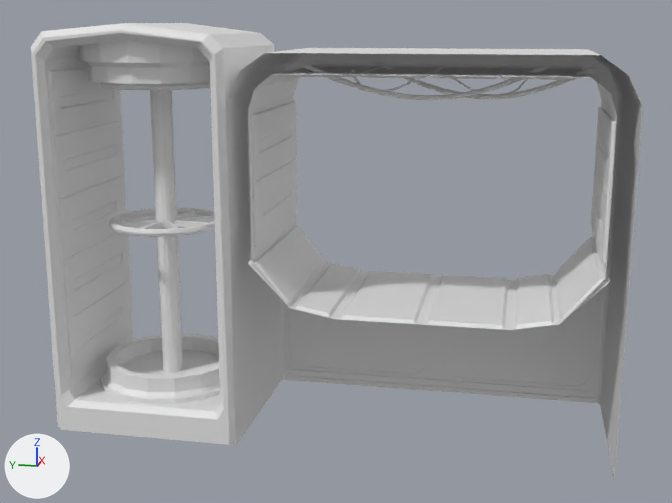
Two versions of the FBX model Assets/Files/Models/Train/Interior/Living/Bed.fbx, one commit apart.
Both versions are drawn from a camera (50 mm lens) standing at (-4.26, -0.79, 1.92) and looking at (-0.01, 0.06, 0.85). The axes (+X, +Y, +Z) are drawn at lower left. The lights are the same throughout. Where no turn or scale is listed for an object, it has been applied to the vertices.

In view in the first picture: 'Bed_Cushions', 'Bed_Frame', 'Bed_Inner_Greble_1', 'Bed_Inner_Greble_2', 'Wardrobe_Case', 'Wardrobe_Ends', 'Wardrobe_Greble_10', 'Wardrobe_Greble_6', 'Wardrobe_Greble_7', 'Wardrobe_Greble_8', 'Wardrobe_Greble_9', 'Wardrobe_Hanger_Middle'.
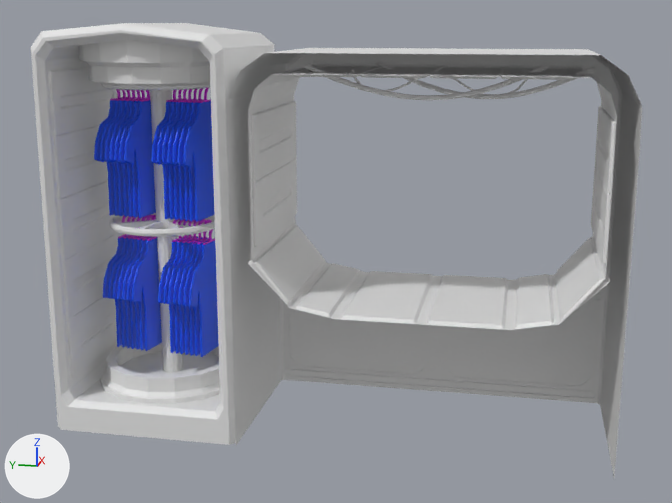
Where the newer file only moved an object's origin or applied its transform, the numbers keep the older frame.

What differs and where, as boxes (x1, y1, x2, y2) in the pictures (672 x 503 px):
```json
{"object": "Shirts_2", "change": "added", "after": [94, 88, 214, 222], "on screen": "blue", "faces in mat_shirts (blue #0054ff)": [94, 100, 214, 222], "faces in mat_hanger (pink #dc00e7)": [110, 88, 211, 103]}
{"object": "Shirts_1", "change": "added", "after": [103, 215, 219, 357], "on screen": "blue", "faces in mat_shirts (blue #0054ff)": [103, 235, 219, 357], "faces in mat_hanger (pink #dc00e7)": [118, 215, 215, 245]}
```

Edits to the scene script, one JSON object a line:
```json
{"op": "add", "block": "mat_hanger", "code": ["mat_hanger = principled_material('Hanger')", "mat_hanger.base_color = (0.719, 0.0, 0.8)  # pink #dc00e7"]}
{"op": "add", "block": "mat_shirts", "code": ["mat_shirts = principled_material('Shirts')", "mat_shirts.base_color = (0.0, 0.0877, 1.0)  # blue #0054ff"]}
{"op": "add", "block": "me_shirts_1", "code": ["me_shirts_1 = bpy.data.meshes.new('Shirts_1')", "me_shirts_1.from_pydata(...)  # 2772 vertices, 2884 faces; spans x -0.281..0.223, y -0.501..0.046, z -0.554..0.113", "# faces by material slot: [2282, 602]", "me_shirts_1.materials.append(mat_shirts)  # blue #0054ff", "me_shirts_1.materials.append(mat_hanger)  # pink #dc00e7"]}
{"op": "add", "block": "me_shirts_2", "code": ["me_shirts_2 = bpy.data.meshes.new('Shirts_2')", "me_shirts_2.from_pydata(...)  # 2772 vertices, 2884 faces; spans x -0.246..0.258, y -0.178..0.369, z -0.212..0.455", "# faces by material slot: [2282, 602]", "me_shirts_2.materials.append(mat_shirts)  # blue #0054ff", "me_shirts_2.materials.append(mat_hanger)  # pink #dc00e7"]}
{"op": "add", "block": "ob_shirts_1", "code": ["ob_shirts_1 = bpy.data.objects.new('Shirts_1', me_shirts_1)", "ob_shirts_1.location = (0.028, 1.145, 0.877)"]}
{"op": "add", "block": "ob_shirts_2", "code": ["ob_shirts_2 = bpy.data.objects.new('Shirts_2', me_shirts_2)", "ob_shirts_2.location = (-0.007, 0.822, 1.213)"]}
```
